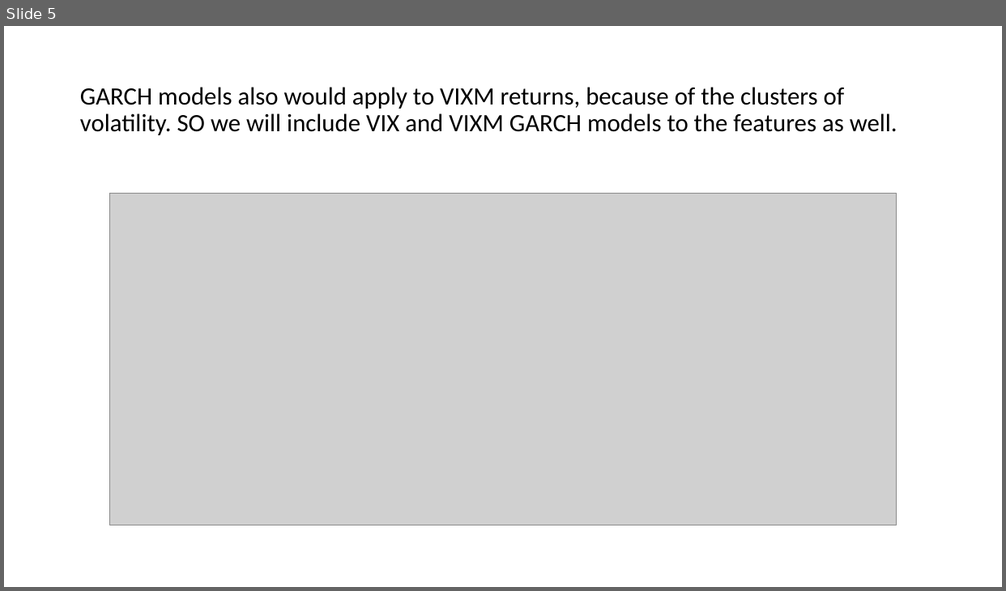
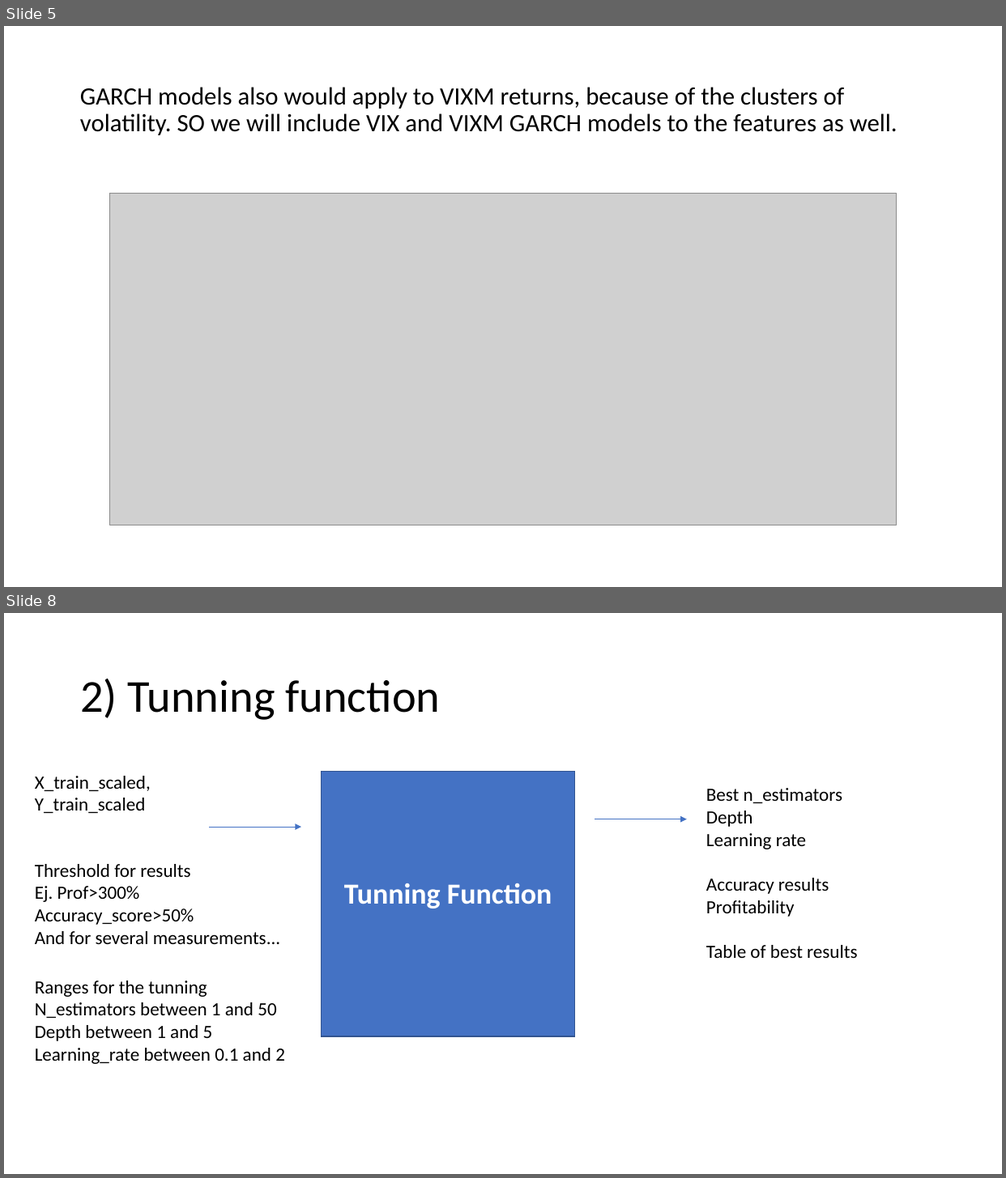
Before and after one commit to paocarvajal1912/vixx-token-dapp, a slide deck: Adaboost_ML_Model.pptx. Shown one above the other, each under a label of ours: slide 5 before the commit, slides 5 and 8 after it; the slides between them are not shown. The pictures are 1006x591 and 1006x1178 pixels, drawn with LibreOffice and Linux fonts; fonts in the diff are those of the drawing; grey boxes stand for pictures. Boxes give left, top, right and bottom in pixels: in the first picture for what was removed or moved away, otherwise in the second. Text is boxed around its words. In the diff, an @@ line names an element or a change of style, - is before the commit and + after.

```diff
--- a/Adaboost_ML_Model.pptx
+++ b/Adaboost_ML_Model.pptx
@@ slide 8 added at (4, 613, 1002, 1174), background #FFFFFF @@
@@ title added at (80, 679, 440, 720), 44 pt, text #000000 @@
+2) Tunning function
@@ text added at (35, 776, 151, 813), 18 pt, text #000000 @@
+X_train_scaled, Y_train_scaled
@@ rectangle added at (322, 772, 575, 1037), fill #4472C4, outline #325491 1 pt, 28 pt, text #FFFFFF, bold @@
+Tunning Function
@@ text added at (706, 788, 857, 958), 18 pt, text #000000 @@
+Best n_estimators
+Depth
+Learning rate
+Accuracy results
+Profitability
+Table of best results
@@ arrow added from (209, 827) to (301, 827), #4472C4 0.5 pt @@
@@ arrow added from (594, 820) to (687, 820), #4472C4 0.5 pt @@
@@ text added at (35, 864, 280, 944), 18 pt, text #000000 @@
+Threshold for results
+Ej. Prof>300%
+Accuracy_score>50%
+And for several measurements...
@@ text added at (35, 981, 285, 1064), 18 pt, text #000000 @@
+Ranges for the tunning
+N_estimators between 1 and 50
+Depth between 1 and 5
+Learning_rate between 0.1 and 2
```
Also in this commit, not shown: 2 slides changed, 4 other slides added, 11 other files.
